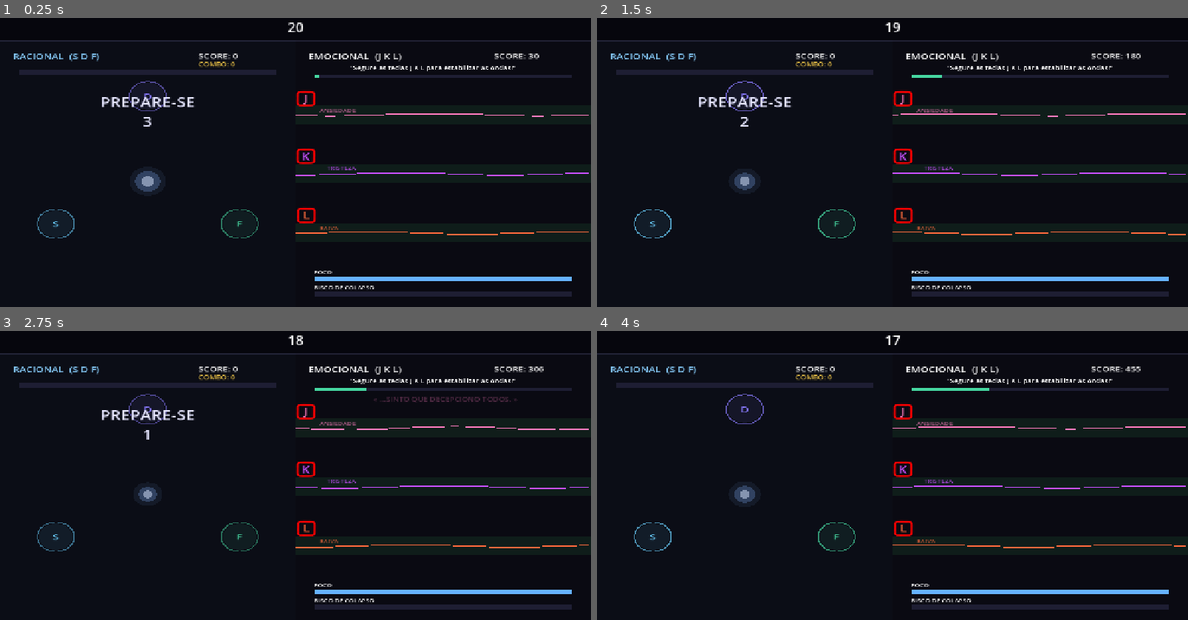
Above: before the commit, frames 1-4 (two rows, left to right).
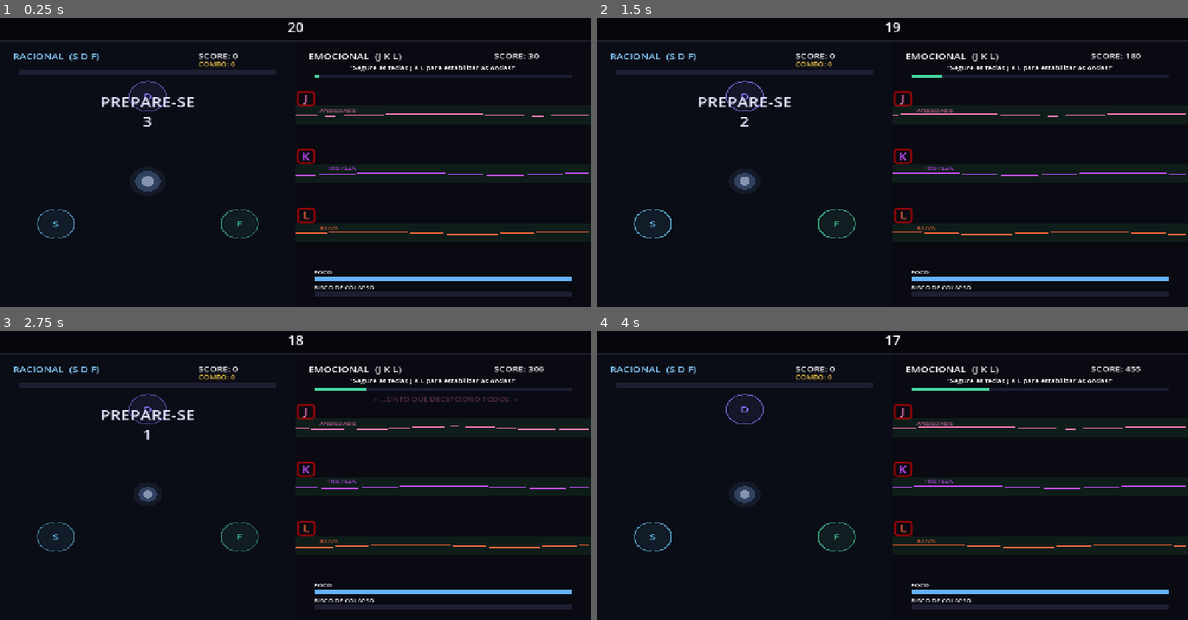
Above: after the commit, the same moments.

Repository: joaopedrogiancolidev/Gamejam42
Game: Godot game, scene res://scenes/Hub.tscn
Same seed, same stepped clock (60 frames per second), same inputs: the game is played once before the commit and once after it. Sound files missing from this copy of the repository are replaced by a short silence.
Inputs:
- Up to frame 1 (0.25 s): no input
- Up to frame 2 (1.5 s): tap Enter at 0.5 s; hold D 0.53-1.28 s; tap J at 0.6 s; tap Space at 0.77 s; hold S from 1.28 s (still down); tap K at 1.35 s
- Up to frame 3 (2.75 s): tap Space at 1.52 s; release S at 2.03 s; hold D from 2.03 s (still down); tap L at 2.1 s
- Up to frame 4 (4 s): tap Enter at 2.85 s; tap Space at 3.02, 3.77 s; release D at 3.53 s; hold S from 3.53 s (still down); tap Keypad Enter at 3.6 s

The runs differ from the first frame. In frame 1, 0.2% of the frame differs, in the area x 50-54%, y 25-72%; in frame 2, 0.2%; in frame 3, 0.2%; in frame 4, 0.2%.

Commit message:
Remove glow e tingimento vermelho dos botões do Waves
Tira o halo neon aditivo (NeonGlow) e o efeito de cor vermelha +
pulso de escala que o botão da lane recebia conforme a energia.
O botão agora fica neutro (branco), sem feedback de glow/cor.

Diff:
--- a/scripts/MinigameWaves.gd
+++ b/scripts/MinigameWaves.gd
@@ -89,7 +89,6 @@
 		c["tecla"] = node.get_node("Tecla")
 		c["status"] = node.get_node("Status")
 		c["botao"] = _buscar_sprite_botao(node)
-		c["botao_glow"] = _garantir_glow_botao(c.botao)
 		c.tecla.text = c.label
 		var emo: Label = node.get_node("Emo")
 		emo.text = c.emo
@@ -177,29 +176,6 @@
 	return null
 
 
-func _garantir_glow_botao(botao: Sprite2D) -> Sprite2D:
-	if botao == null:
-		return null
-
-	var glow: Sprite2D = botao.get_node_or_null("NeonGlow")
-	if glow == null:
-		glow = Sprite2D.new()
-		glow.name = "NeonGlow"
-		glow.texture = botao.texture
-		glow.centered = botao.centered
-		glow.offset = botao.offset
-		glow.z_index = -1
-		var mat := CanvasItemMaterial.new()
-		mat.blend_mode = CanvasItemMaterial.BLEND_MODE_ADD
-		glow.material = mat
-		botao.add_child(glow)
-
-	glow.visible = true
-	glow.modulate = Color(1, 0.3, 0.3, 0.0)
-	glow.scale = Vector2(1.12, 1.12)
-	return glow
-
-
 func reset() -> void:
 	tempo = 0.0
 	foco = 100.0
@@ -225,9 +201,6 @@
 		if c.has("botao") and c.botao != null:
 			c.botao.scale = Vector2(0.2, 0.2)
 			c.botao.modulate = Color.WHITE
-		if c.has("botao_glow") and c.botao_glow != null:
-			c.botao_glow.scale = Vector2(1.12, 1.12)
-			c.botao_glow.modulate = Color(1, 0.3, 0.3, 0.0)
 
 
 func _process(delta: float) -> void:
@@ -474,17 +447,6 @@
 			zona_base = zona_base.lerp(Color(c.cor.r, c.cor.g, c.cor.b, 0.34), clampf(c.neon_t, 0.0, 1.0))
 		c.zona.color = zona_base
 
-		# Neon no botão físico da lane (RedBotton)
-		if c.has("botao") and c.botao != null:
-			var energia_botao: float = clampf(c.neon_t * 0.85 + (0.20 if c.held else 0.0) + clampf(inst, 0.0, 1.0) * 0.25, 0.0, 1.0)
-			var base_cor: Color = c.cor.lerp(Color(1.0, 0.45, 0.45), 0.45)
-			c.botao.modulate = Color(1.0, 1.0, 1.0).lerp(base_cor, energia_botao * 0.6)
-			c.botao.scale = Vector2.ONE * (0.2 * (1.0 + energia_botao * 0.10))
-
-			if c.has("botao_glow") and c.botao_glow != null:
-				c.botao_glow.modulate = Color(base_cor.r, base_cor.g, base_cor.b, 0.08 + energia_botao * 0.32)
-				c.botao_glow.scale = Vector2.ONE * (1.08 + energia_botao * 0.18)
-
 		c.onda.width = 3.0 + c.neon_t * 2.0
 		c.tecla.scale = Vector2.ONE * (1.0 + 0.10 * c.neon_t)
 		c.tecla.modulate = Color.WHITE if c.held else c.cor.lerp(Color.WHITE, 0.70 * c.neon_t)
